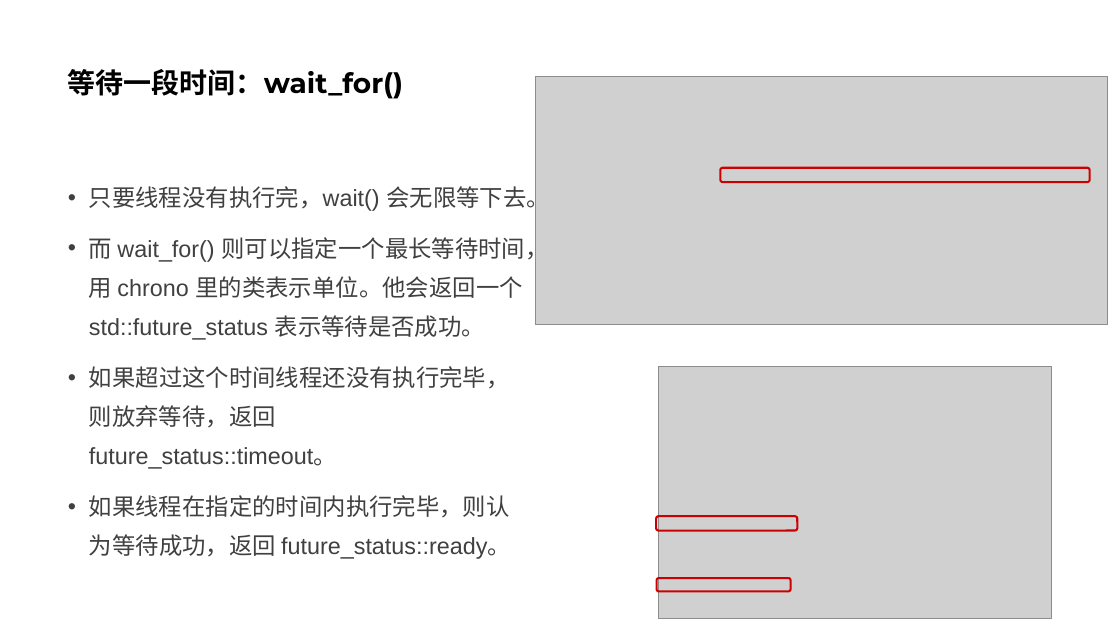
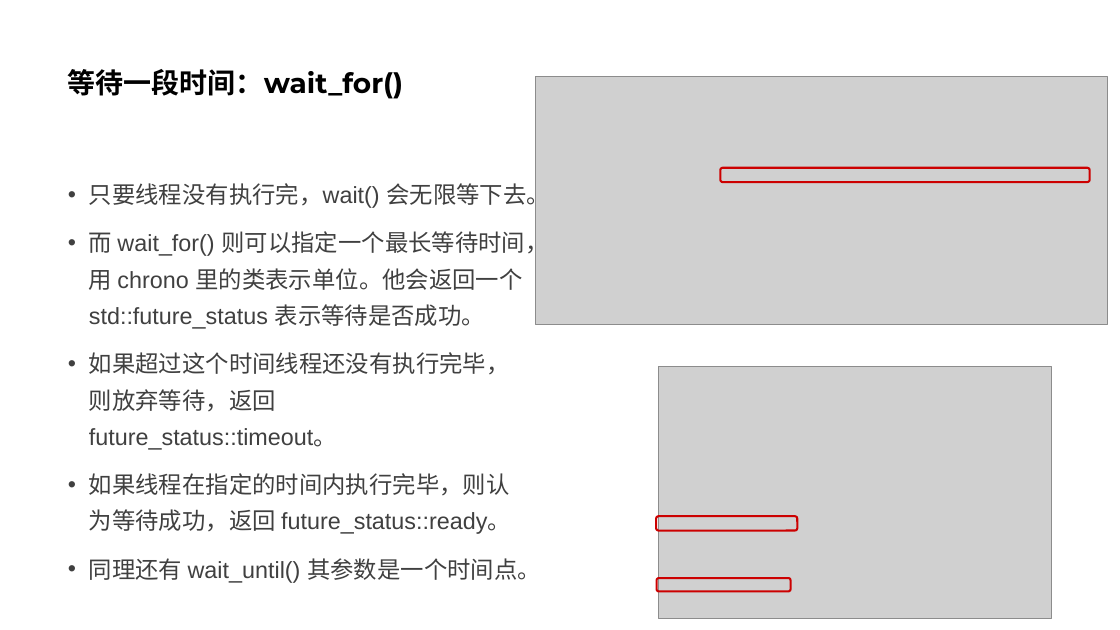
Before and after one commit to parallel101/course, a slide deck: slide 25 of 05/slides.pptx (slide 24 before the commit). Drawn at 1120x630 pixels with LibreOffice and Linux fonts; fonts in the diff are those of the drawing; grey boxes stand for pictures. Boxes give left, top, right and bottom in pixels: in the first picture for what was removed or moved away, otherwise in the second. Text is boxed around its words. In the diff, an @@ line names an element or a change of style, - is before the commit and + after.

```diff
--- a/05/slides.pptx
+++ b/05/slides.pptx
@@ text at (x1=89, y1=180, x2=550, y2=534): line spacing 1.4 to 1.3 @@
@@ text at (x1=89, y1=558, x2=541, y2=583): paragraph added @@
+• 同理还有 wait_until() 其参数是一个时间点。
```
Also in this commit, not shown: 3 other slides changed, 13 slides added, 21 other files.
